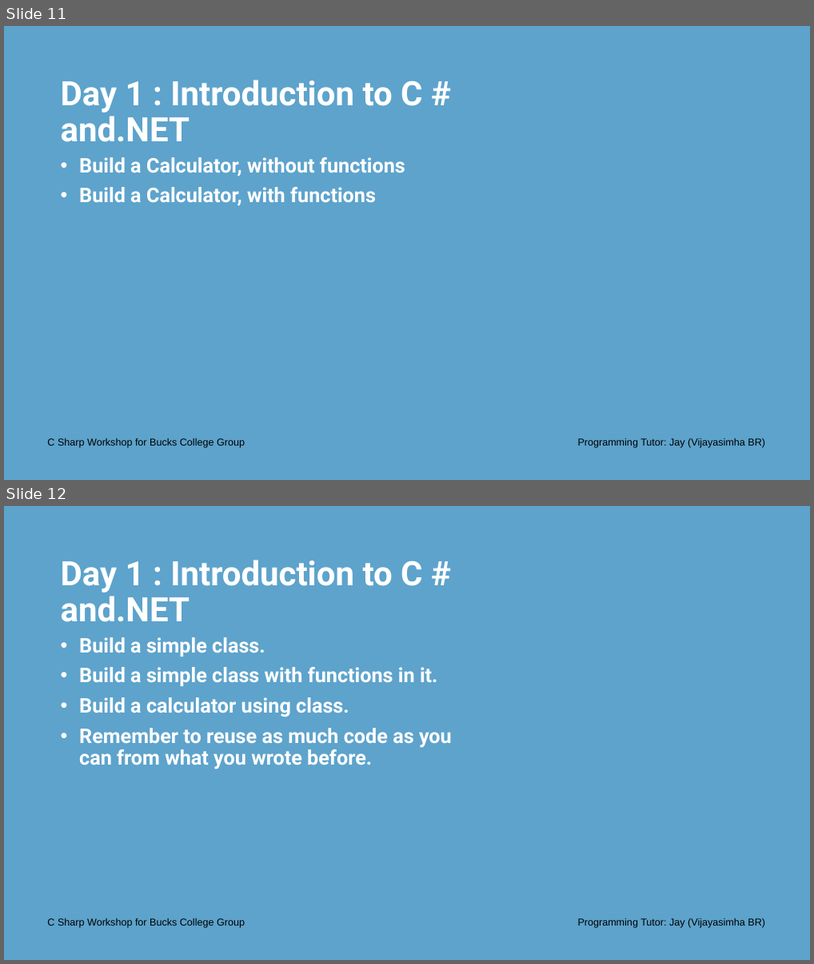
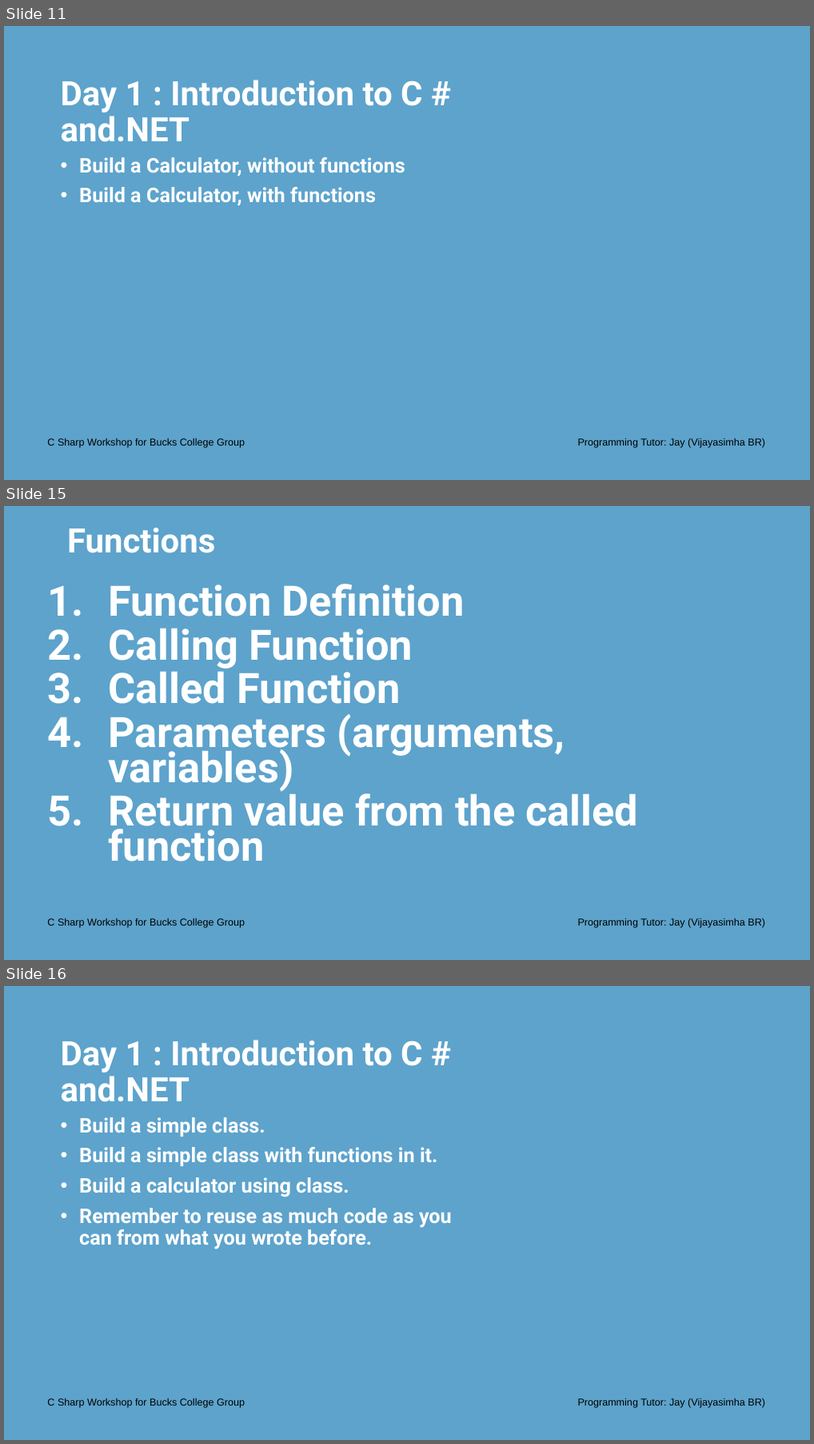
Before and after one commit to Jay-study-nildana/CSharpWorkShopforBucksCollegeGroup, a slide deck: PresentationPPTPDFS/Day 1 - C Sharp Workshop Bucks College Group - Introduction.pptx. Shown one above the other, each under a label of ours: slides 11 and 12 before the commit, slides 11, 15 and 16 after it; the slides between them are not shown. The pictures are 814x964 and 814x1444 pixels, drawn with LibreOffice and Linux fonts; fonts in the diff are those of the drawing; background and template pictures are left out. Boxes give left, top, right and bottom in pixels: in the first picture for what was removed or moved away, otherwise in the second. Text is boxed around its words. In the diff, an @@ line names an element or a change of style, - is before the commit and + after.

```diff
--- a/PresentationPPTPDFS/Day 1 - C Sharp Workshop Bucks College Group - Introduction.pptx
+++ b/PresentationPPTPDFS/Day 1 - C Sharp Workshop Bucks College Group - Introduction.pptx
@@ slide 15 added at [4, 506, 810, 960], background #5DA3CC @@
@@ title added at [67, 528, 215, 553], 40 pt, text #FFFFFF, bold @@
+Functions
@@ text added at [108, 584, 638, 861], 50 pt, text #FFFFFF, bold @@
+1. Function Definition
+2. Calling Function
+3. Called Function
+4. Parameters (arguments, variables)
+5. Return value from the called function
@@ text added at [47, 918, 245, 928], 12 pt, text #000000 @@
+C Sharp Workshop for Bucks College Group
@@ text added at [578, 918, 766, 928], 12 pt, text #000000 @@
+Programming Tutor: Jay (Vijayasimha BR)
@@ what was slide 12 is now slide 16 @@
```
Also in this commit, not shown: 3 other slides added, 3 other files.
